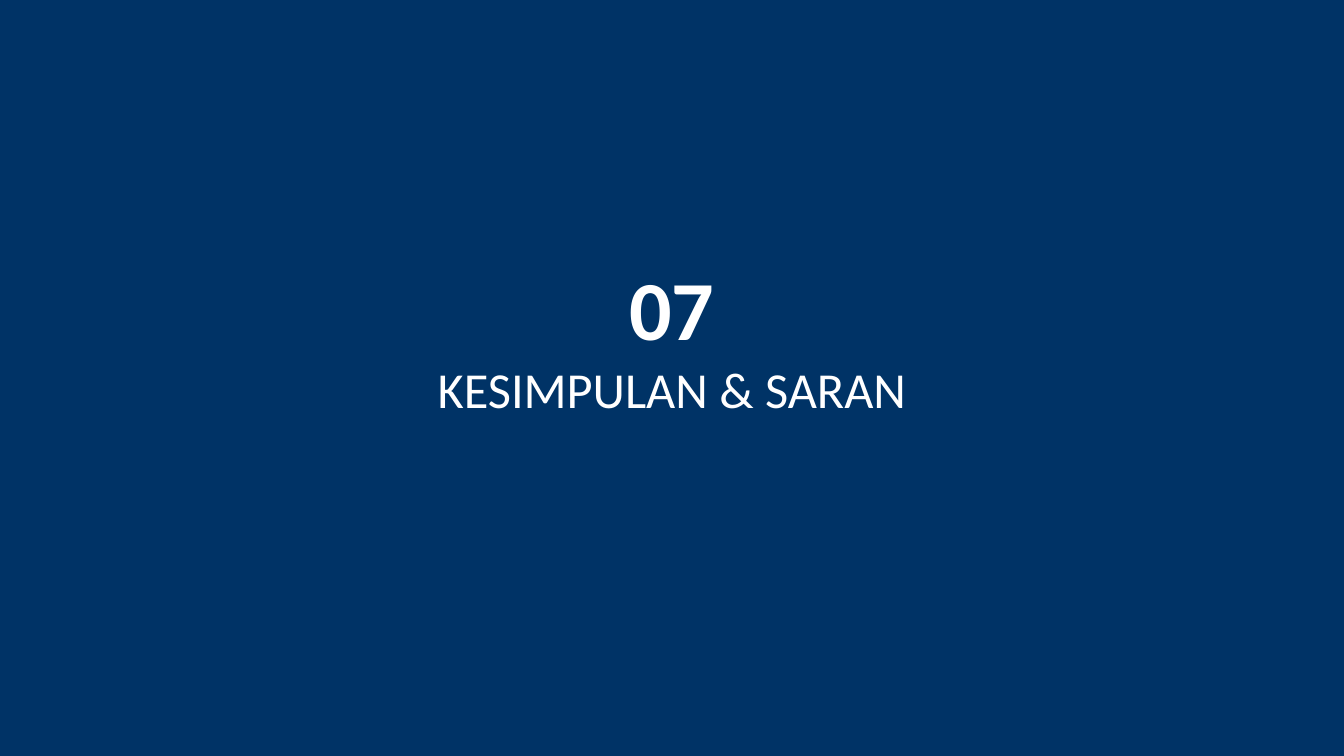
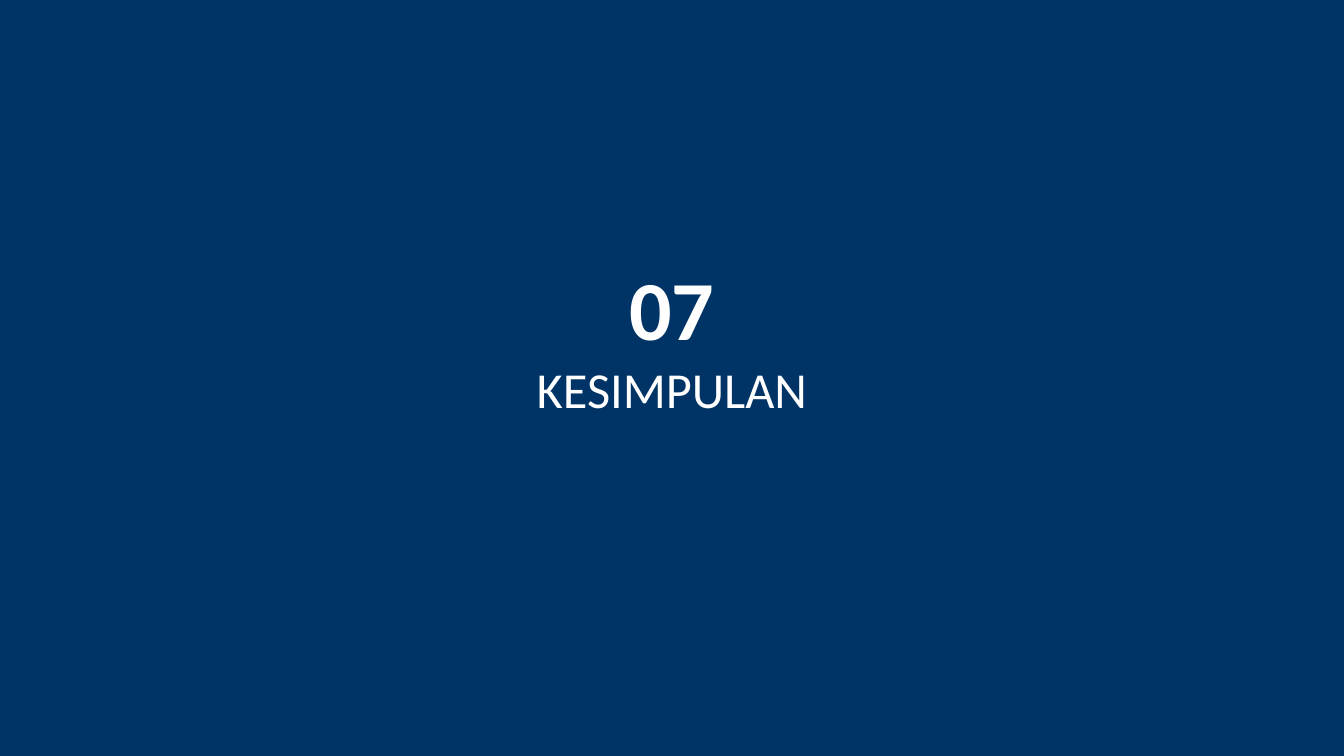
Before and after one commit to irfan-ghzl/CRM, a slide deck: slide 20 of PRESENTASI_SISTEM_PENGADUAN_MASYARAKAT.pptx. Drawn at 1344x756 pixels with LibreOffice and Linux fonts; fonts in the diff are those of the drawing. Boxes give left, top, right and bottom in pixels: in the first picture for what was removed or moved away, otherwise in the second. Text is boxed around its words. In the diff, an @@ line names an element or a change of style, - is before the commit and + after.

```diff
--- a/PRESENTASI_SISTEM_PENGADUAN_MASYARAKAT.pptx
+++ b/PRESENTASI_SISTEM_PENGADUAN_MASYARAKAT.pptx
@@ text at <box>537,375,807,409</box>: text changed @@
-KESIMPULAN & SARAN
+KESIMPULAN
```
Also in this commit, not shown: 14 other slides changed, 5 slides added, 5 slides removed.
